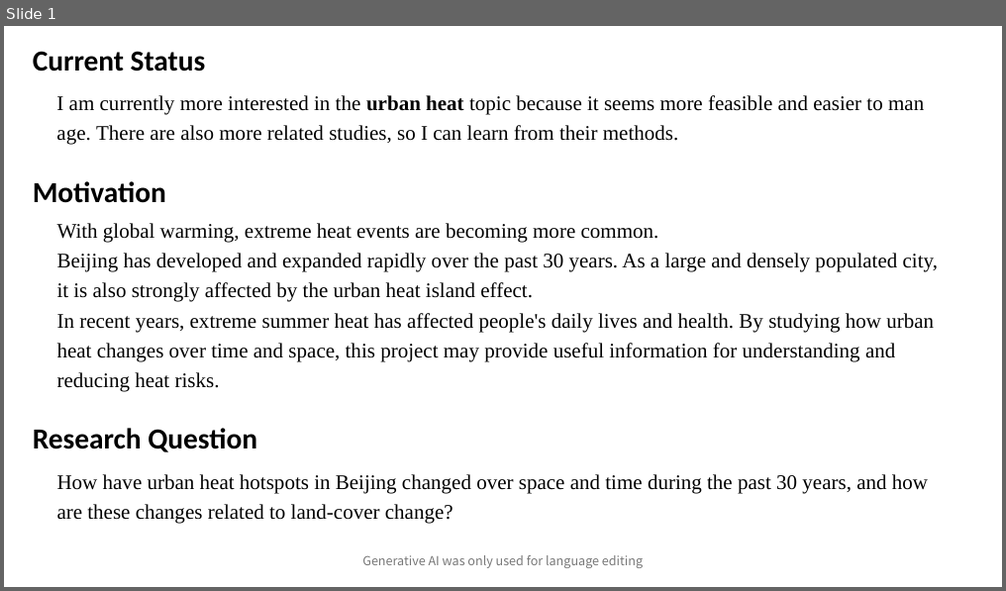
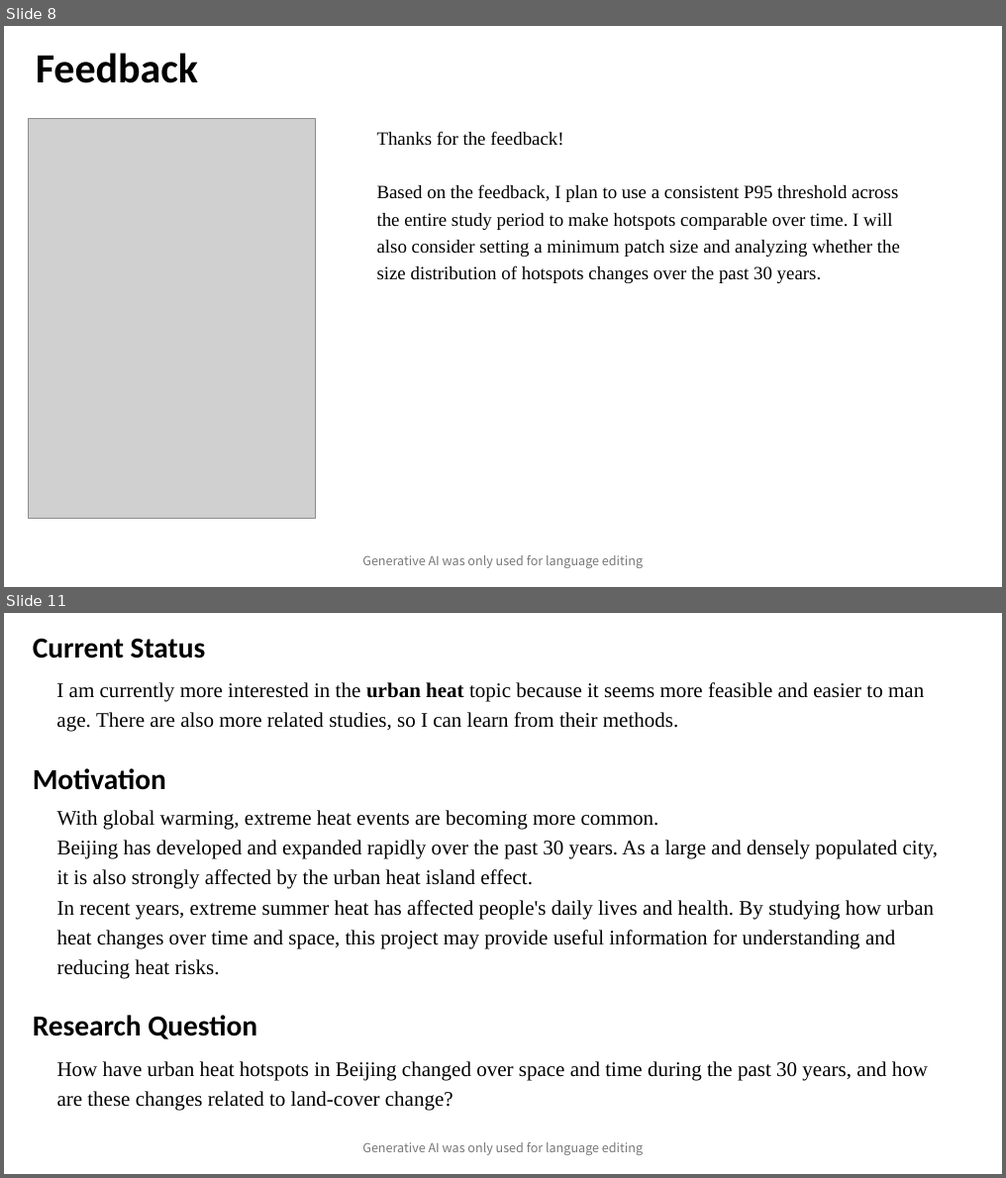
Before and after one commit to mengz12/sds320_project_meng, a slide deck: SDS320_MengZhang_ProjectSlides.pptx. Shown one above the other, each under a label of ours: slide 1 before the commit, slides 8 and 11 after it; the slides between them are not shown. The pictures are 1006x591 and 1006x1178 pixels, drawn with LibreOffice and Linux fonts; fonts in the diff are those of the drawing; grey boxes stand for pictures. Boxes give left, top, right and bottom in pixels: in the first picture for what was removed or moved away, otherwise in the second. Text is boxed around its words. In the diff, an @@ line names an element or a change of style, - is before the commit and + after.

```diff
--- a/SDS320_MengZhang_ProjectSlides.pptx
+++ b/SDS320_MengZhang_ProjectSlides.pptx
@@ slide 8 added at (4, 26, 1002, 587), background #FFFFFF @@
@@ text added at (36, 53, 198, 83), 40 pt, text #000000, bold @@
+Feedback
@@ picture added at (28, 119, 315, 519) @@
@@ text added at (377, 131, 900, 283), 18 pt, text #000000 @@
+Thanks for the feedback!
+Based on the feedback, I plan to use a consistent P95 threshold across the entire study period to make hotspots comparable over time. I will also consider setting a minimum patch size and analyzing whether the size distribution of hotspots changes over the past 30 years.
@@ text added at (362, 556, 643, 569), 12 pt, text #797979 @@
+Generative AI was only used for language editing
@@ what was slide 1 is now slide 11 @@
```
Also in this commit, not shown: 1 slide changed, 9 other slides added.
